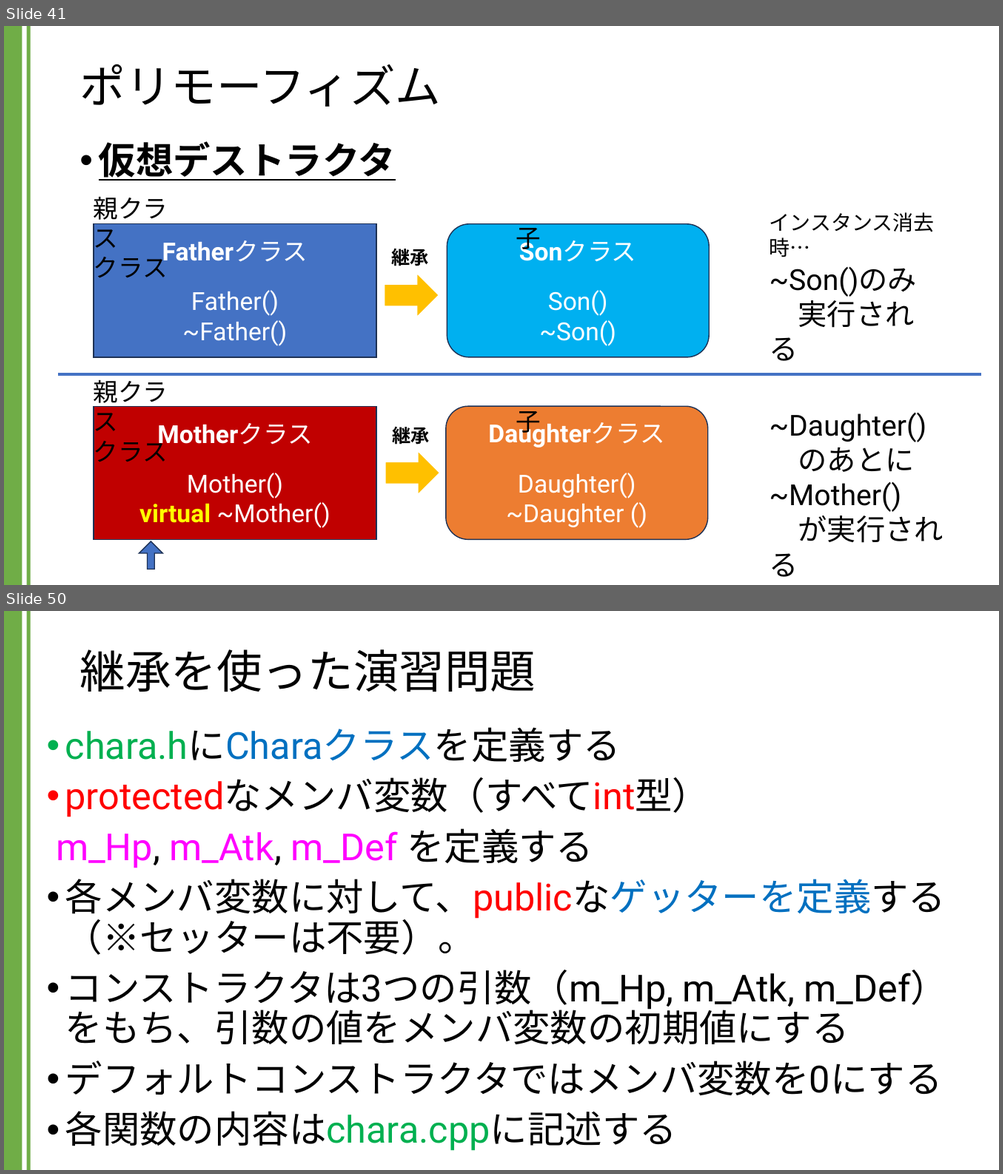
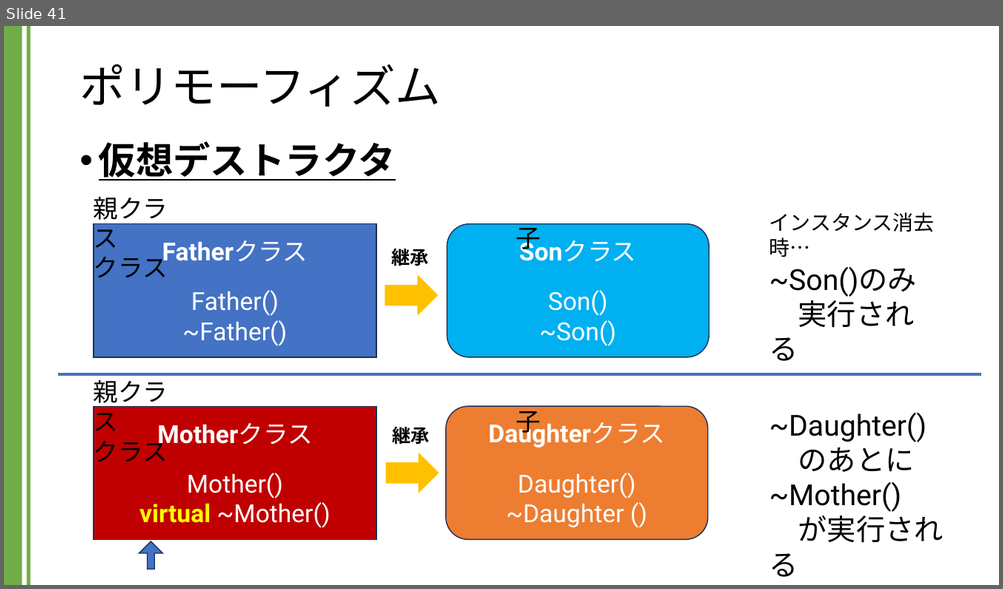
Before and after one commit to kic-murata/cpp2024, a slide deck: 授業資料/講義資料：継承とポリモーフィズム.pptx. Shown one above the other, each under a label of ours: slides 41 and 50 before the commit, slide 41 after it; the slides between them are not shown. The pictures are 1003x1174 and 1003x589 pixels, drawn with LibreOffice and Linux fonts; fonts in the diff are those of the drawing. Boxes give left, top, right and bottom in pixels: in the first picture for what was removed or moved away, otherwise in the second. Text is boxed around its words. In the diff, an @@ line names an element or a change of style, - is before the commit and + after.

```diff
--- a/授業資料/講義資料：継承とポリモーフィズム.pptx
+++ b/授業資料/講義資料：継承とポリモーフィズム.pptx
@@ slide 50 removed at [4,611,999,1170], background #FFFFFF; not listed: 2 template elements that a slide beside it also shows @@
@@ title removed at [79,649,535,692] @@
-継承を使った演習問題
@@ text removed at [56,727,948,1151] @@
-• chara.hにCharaクラスを定義する
-• protectedなメンバ変数（すべてint型）
-m_Hp, m_Atk, m_Def を定義する
-• 各メンバ変数に対して、publicなゲッターを定義する（※セッターは不要）。
-• コンストラクタは3つの引数（m_Hp, m_Atk, m_Def）をもち、引数の値をメンバ変数の初期値にする
-• デフォルトコンストラクタではメンバ変数を0にする
-• 各関数の内容はchara.cppに記述する
```
Also in this commit, not shown: 10 other slides removed, 2 other files.
